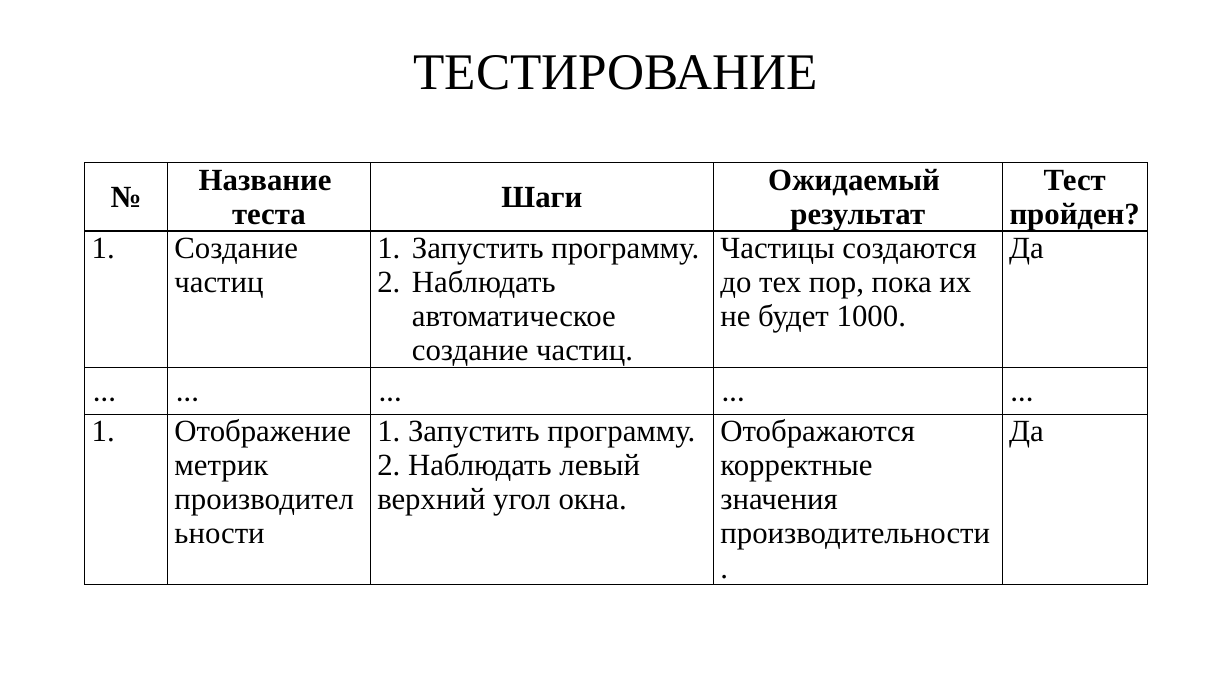
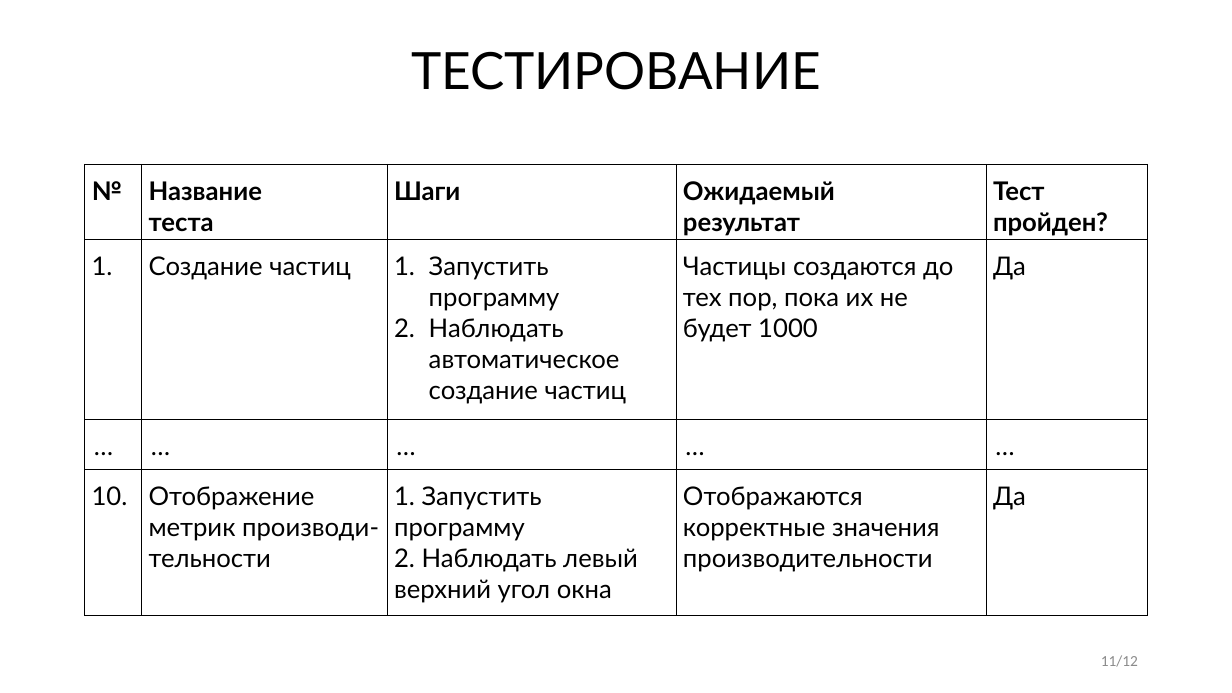
Before and after one commit to molo4kaPlus/particle_benchmark, a slide deck: slide 11 of docs/КузьминГО_курсовая.pptx (slide 9 before the commit). Drawn at 1232x693 pixels with LibreOffice and Linux fonts; fonts in the diff are those of the drawing. Boxes give left, top, right and bottom in pixels: in the first picture for what was removed or moved away, otherwise in the second. Text is boxed around its words. In the diff, an @@ line names an element or a change of style, - is before the commit and + after.

```diff
--- a/docs/КузьминГО_курсовая.pptx
+++ b/docs/КузьминГО_курсовая.pptx
@@ title "ТЕСТИРОВАНИЕ" at [411,51,821,90]: font Times New Roman to Lato @@
@@ table at [85,165,1149,616] @@
-row 2:  | Создание частиц | Запустить программу. / Наблюдать автоматическое создание частиц. | Частицы создаются до тех пор, пока их не будет 1000. | Да
+row 2: 1. | Создание частиц | Запустить программу / Наблюдать автоматическое создание частиц | Частицы создаются до тех пор, пока их не будет 1000 | Да
-row 4:  | Отображение метрик производительности | 1. Запустить программу. / 2. Наблюдать левый верхний угол окна. | Отображаются корректные значения производительности. | Да
+row 4: 10. | Отображение метрик производи-тельности | 1. Запустить программу / 2. Наблюдать левый верхний угол окна | Отображаются корректные значения производительности | Да
@@ size 24 to 20 pt in "№", "Название", "теста", "Шаги" and 11 more places @@
@@ font Times New Roman to Lato in "№", "Название", "теста", "Шаги" and 6 more places @@
@@ font Calibri to Lato in "…", "…", "…", "…" and 1 more places @@
@@ alignment centre to left @@
@@ page number added at [1101,655,1138,667], 12 pt, text #8C8C8C @@
+11/12
```
Also in this commit, not shown: 9 other slides changed, 2 slides added, 2 other files.
